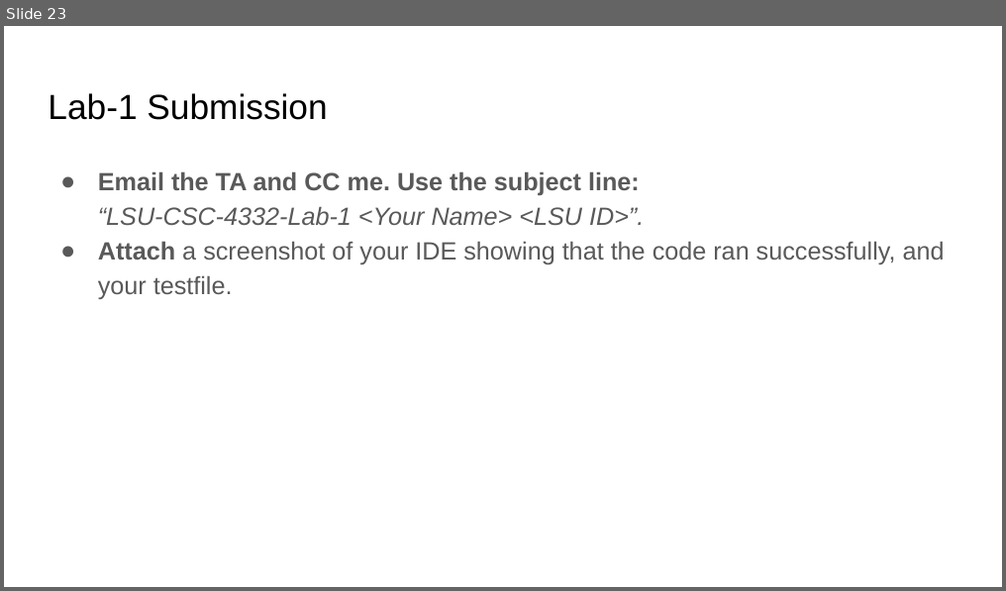
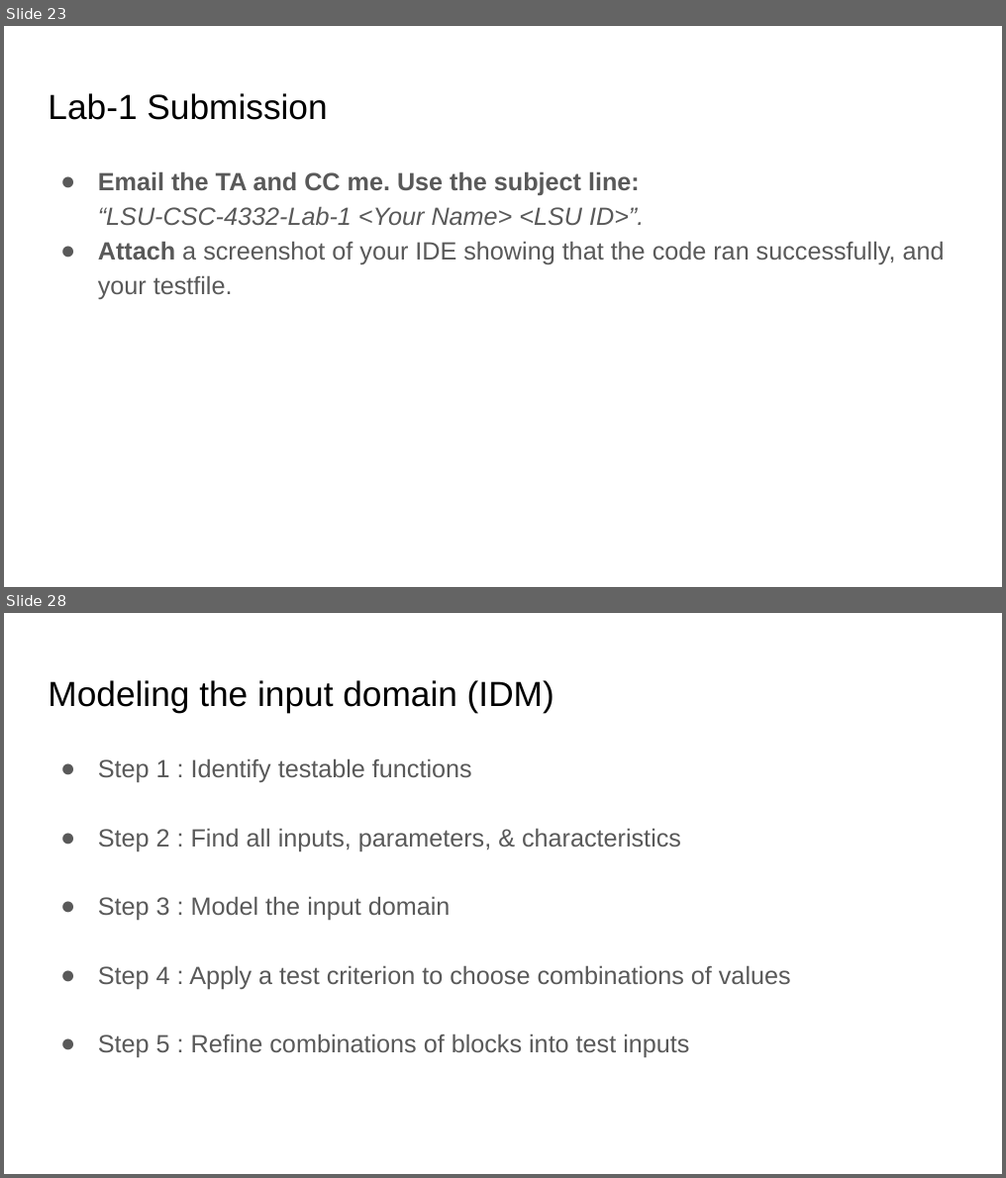
Before and after one commit to abdussatter401/abdussatter401.github.io, a slide deck: teaching/slides/Chapter 2 - Specification-based testing.pptx. Shown one above the other, each under a label of ours: slide 23 before the commit, slides 23 and 28 after it; the slides between them are not shown. The pictures are 1006x591 and 1006x1178 pixels, drawn with LibreOffice and Linux fonts; fonts in the diff are those of the drawing. Boxes give left, top, right and bottom in pixels: in the first picture for what was removed or moved away, otherwise in the second. Text is boxed around its words. In the diff, an @@ line names an element or a change of style, - is before the commit and + after.

```diff
--- a/teaching/slides/Chapter 2 - Specification-based testing.pptx
+++ b/teaching/slides/Chapter 2 - Specification-based testing.pptx
@@ slide 28 added at [4,613,1002,1174], background #FFFFFF @@
@@ title added at [48,680,554,712], 25.2 pt, text #000000 @@
+Modeling the input domain (IDM)
@@ text added at [98,759,791,1058], 18 pt, text #595959 @@
+● Step 1 : Identify testable functions
+● Step 2 : Find all inputs, parameters, & characteristics
+● Step 3 : Model the input domain
+● Step 4 : Apply a test criterion to choose combinations of values
+● Step 5 : Refine combinations of blocks into test inputs
```
Also in this commit, not shown: 1 slide changed, 18 other slides added, 3 other files.
